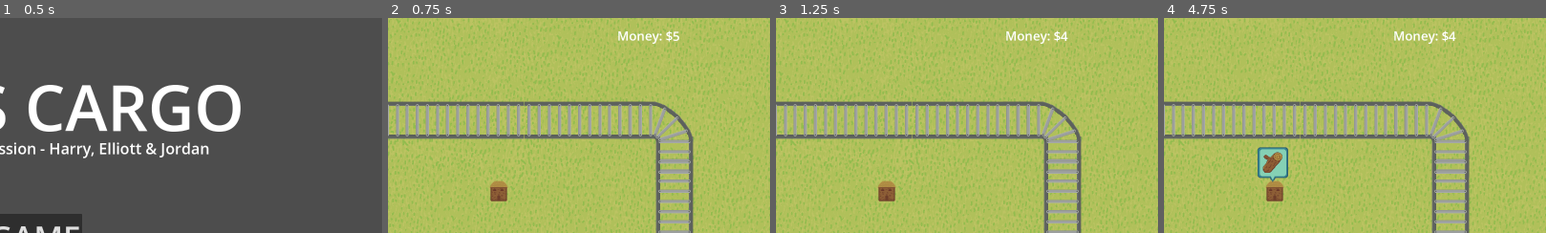
Above: before the commit, frames 1-4 (left to right).
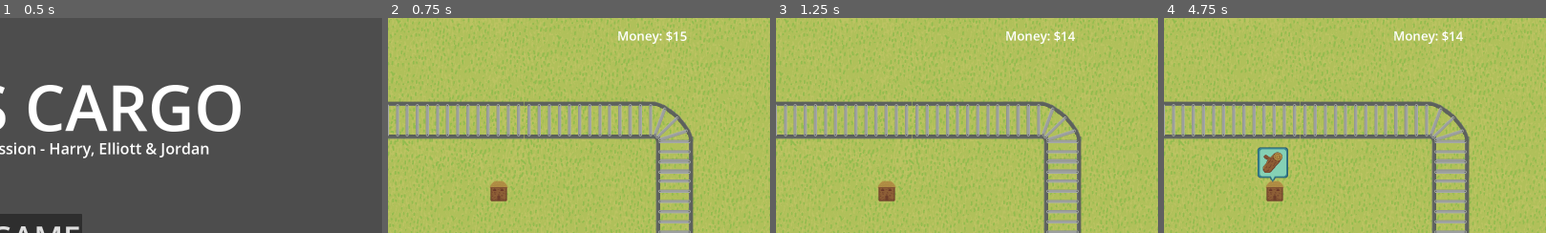
Above: after the commit, the same moments.

Repository: decadentpig/GMTK2025
Game: Godot game, scene res://main_menu.tscn
Same seed, same stepped clock (60 frames per second), same inputs: the game is played once before the commit and once after it.
Inputs (mouse positions are % of the whole screen's width and height, from its top left):
- Up to frame 1 (0.5 s): no input
- Up to frame 2 (0.75 s): click "NEW GAME" at 0.5 s
- Up to frame 3 (1.25 s): no input
- Up to frame 4 (4.75 s): move the mouse to (72, 45) at 1.27 s; click (72, 45) at 1.35 s; move the mouse to (30, 55) at 2.02 s; click (30, 55) at 2.1 s; move the mouse to (60, 28) at 2.77 s; click (60, 28) at 2.85 s; move the mouse to (45, 70) at 3.52 s; click (45, 70) at 3.6 s; move the mouse to (80, 65) at 4.27 s; click (80, 65) at 4.35 s
The pictures show only the part of the screen within x 50-100%, y 0-50%; the shares and areas given below are measured in that part.

Frame 1 is identical in both runs. In frame 2, 0.1% of the frame differs, in the area x 74-79%, y 6-11%; in frame 3, less than 0.1%; in frame 4, less than 0.1%.

Commit message:
Increase starting money

Diff:
--- a/Autoloads/stats.gd
+++ b/Autoloads/stats.gd
@@ -1,11 +1,11 @@
 extends Node
 
-const DEFAULT_MONEY = 5
+const DEFAULT_MONEY = 15
 const DEFAULT_CONTRACTS_COMPLETE = 0
 const DEFAULT_NUM_CARRIAGES = 0
 const DEFAULT_AVAILABLE_CARRIAGES = 0
 
-var money = 5
+var money = DEFAULT_MONEY
 var contracts_complete = 0
 var num_carriages = 0
 var available_carriages = 0
